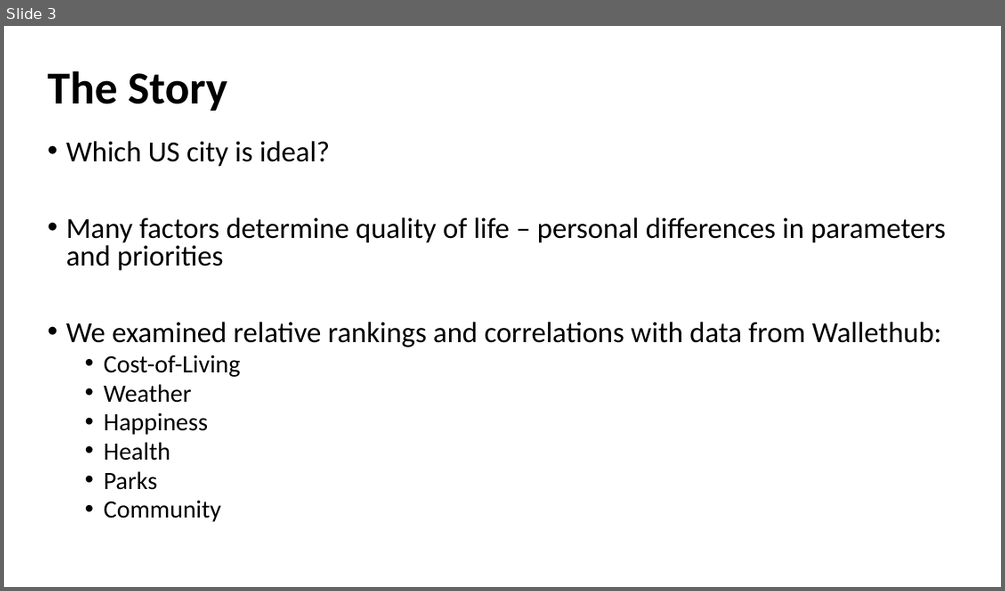
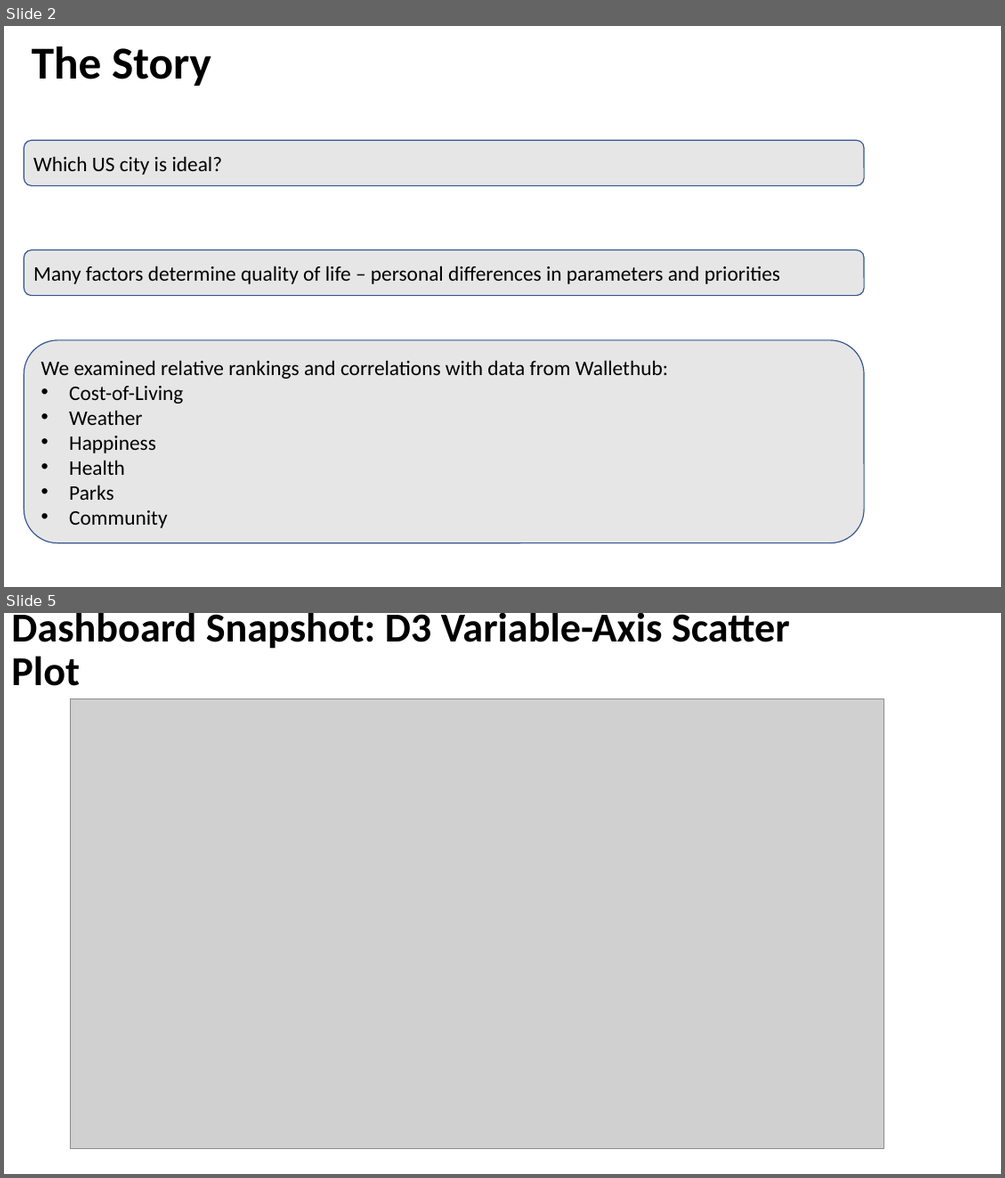
Before and after one commit to jamiedeguz/weatherornot, a slide deck: Presentation.pptx. Shown one above the other, each under a label of ours: slide 3 before the commit, slides 2 and 5 after it; the slides between them are not shown. The pictures are 1005x591 and 1005x1178 pixels, drawn with LibreOffice and Linux fonts; fonts in the diff are those of the drawing; grey boxes stand for pictures; background and template pictures are left out. Boxes give left, top, right and bottom in pixels: in the first picture for what was removed or moved away, otherwise in the second. Text is boxed around its words. In the diff, an @@ line names an element or a change of style, - is before the commit and + after.

```diff
--- a/Presentation.pptx
+++ b/Presentation.pptx
@@ slide 5 added at [4,613,1001,1174], background picture (left out) @@
@@ title added at [11,613,790,686], 39.6 pt, text #000000, bold @@
+Dashboard Snapshot: D3 Variable-Axis Scatter Plot
@@ picture added at [70,699,884,1149] @@
@@ what was slide 3 is now slide 2 @@
@@ slide 2 changed as well @@
@@ title "The Story": place and size @@
-title "The Story" at [48,71,227,111]
+title "The Story" at [32,46,211,86]
@@ rounded rectangle added at [24,141,865,186], fill #E7E6E6, outline #325491 1 pt, 20 pt, text #000000 @@
+Which US city is ideal?
@@ text in rounded rectangle at [66,141,946,271]: paragraphs removed @@
-• Which US city is ideal?
-• Many factors determine quality of life – personal differences in parameters and priorities
@@ rounded rectangle added at [24,250,865,296], fill #E7E6E6, outline #325491 1 pt, 20 pt, text #000000 @@
+Many factors determine quality of life – personal differences in parameters and priorities
@@ rounded rectangle "We examined relative rankings and ...": place and size @@
-rounded rectangle "We examined relative rankings and ..." at [66,141,946,522]
+rounded rectangle "We examined relative rankings and ..." at [24,340,865,543]
@@ rounded rectangle "We examined relative rankings and ..." at [24,340,865,543]: size 28 to 20 pt in "We examined relative rankings and correlations with ..."; size 24 to 20 pt in "Cost-of-Living", "Weather", "Happiness", "Health" and 2 more places; bullet • to none; line spacing 0.8 to 1; less space between paragraphs; list level 2 to 1 in "Cost-of-Living"; list level 2 to 1 in "Weather"; list level 2 to 1 in "Happiness"; list level 2 to 1 in "Health"; list level 2 to 1 in "Parks"; list level 2 to 1 in "Community"; vertical alignment top to middle; fill none to #E7E6E6; outline none to #325491 1 pt @@
```
Also in this commit, not shown: 4 other slides changed, 3 other slides added, 3 slides removed, 7 other files.
